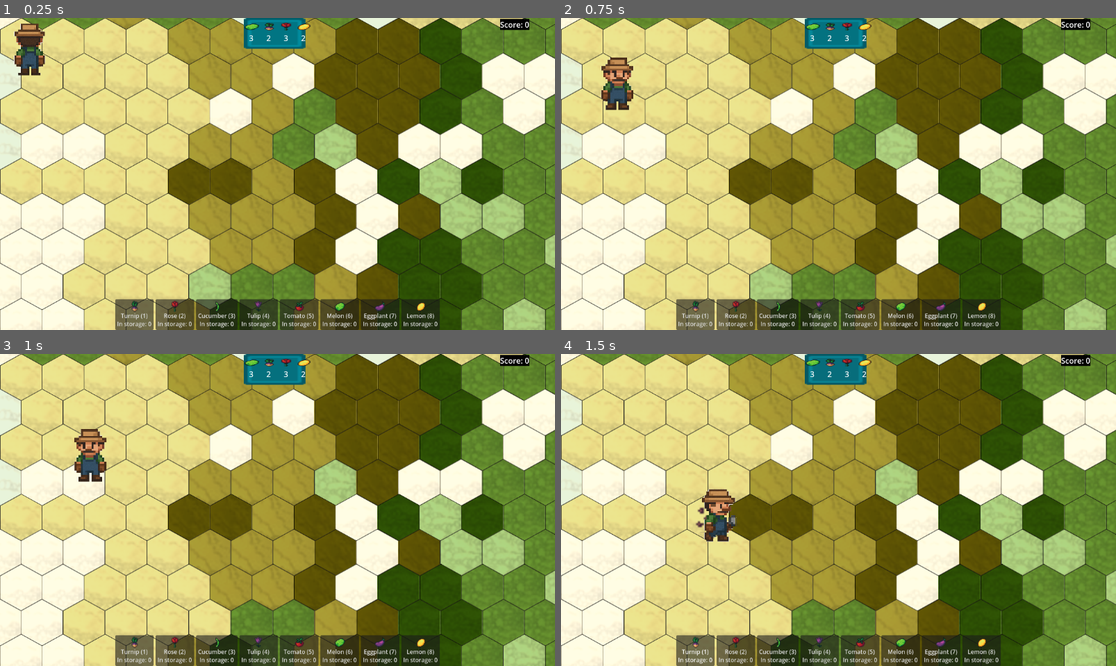
Above: before the commit, frames 1-4 (two rows, left to right).
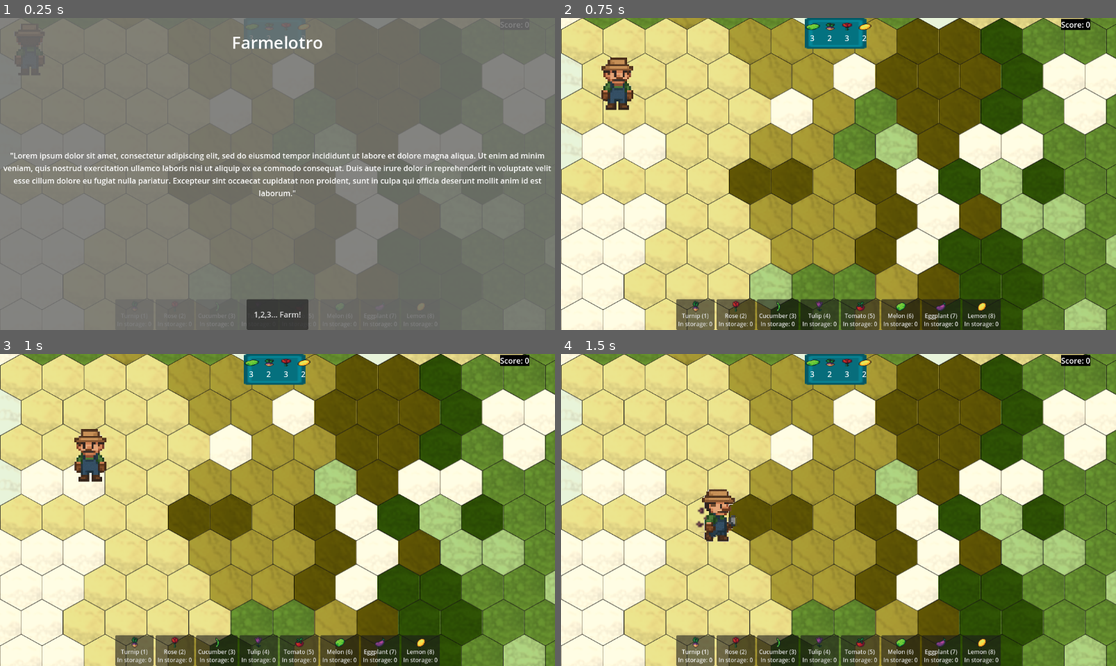
Above: after the commit, the same moments.

Repository: BlueDespero/slavicgamejam2025
Game: Godot game, scene res://main.tscn
Two runs of this game, one before a commit and one after it. Both use one fixed random seed, a clock stepped at 60 frames per second and the inputs below.
Inputs (mouse positions are in pixels of both pictures, inside the frame that each line leads up to):
- Up to frame 1 (0.25 s): no input
- Up to frame 2 (0.75 s): click (838, 314) at 0.5 s, where only the run after the commit has a clickable "1,2,3... Farm!"
- Up to frame 3 (1 s): no input
- Up to frame 4 (1.5 s): tap Enter at 1.25 s; move the mouse to (960, 494) at 1.27 s; tap 1 at 1.35 s; click (960, 494) at 1.42 s

The runs differ from the first frame. In frame 1, 99% of the frame differs, in the area x 0-100%, y 0-100%; in frame 2, nothing differs; in frame 3, nothing differs; in frame 4, nothing differs.

Commit message:
Basic starting HUD

Diff:
--- /dev/null
+++ b/hud.gd
@@ -0,0 +1,15 @@
+extends CanvasLayer
+
+
+# Called when the node enters the scene tree for the first time.
+func _ready() -> void:
+	pass # Replace with function body.
+
+
+# Called every frame. 'delta' is the elapsed time since the previous frame.
+func _process(delta: float) -> void:
+	pass
+
+
+func _on_start_game_button_pressed() -> void:
+	visible = false
--- a/main.tscn
+++ b/main.tscn
@@ -1,9 +1,10 @@
-[gd_scene load_steps=5 format=3 uid="uid://cgifmsx4lhem8"]
+[gd_scene load_steps=6 format=3 uid="uid://cgifmsx4lhem8"]
 
 [ext_resource type="Script" uid="uid://bewb1j0gyhyrk" path="res://main.gd" id="1_ig7tw"]
 [ext_resource type="PackedScene" uid="uid://1al25n8y6pmm" path="res://GUI/gui.tscn" id="2_0xm2m"]
 [ext_resource type="PackedScene" uid="uid://cqpw0gnmoueuk" path="res://map/map.tscn" id="3_h2yge"]
 [ext_resource type="Script" uid="uid://dd5sir7hmbkjj" path="res://game_data.gd" id="4_1bvp3"]
+[ext_resource type="Script" uid="uid://dm2ktqg0ki3ss" path="res://hud.gd" id="5_lquwl"]
 
 [node name="Main" type="Node2D"]
 script = ExtResource("1_ig7tw")
@@ -21,4 +22,61 @@
 wait_time = 5.0
 autostart = true
 
+[node name="GameOverTimer" type="Timer" parent="."]
+wait_time = 195.0
+
+[node name="HUD" type="CanvasLayer" parent="."]
+script = ExtResource("5_lquwl")
+
+[node name="ColorRect" type="ColorRect" parent="HUD"]
+anchors_preset = 15
+anchor_right = 1.0
+anchor_bottom = 1.0
+grow_horizontal = 2
+grow_vertical = 2
+color = Color(0.443137, 0.443137, 0.443137, 0.870588)
+
+[node name="Title" type="RichTextLabel" parent="HUD"]
+anchors_preset = 5
+anchor_left = 0.5
+anchor_right = 0.5
+offset_left = -96.0
+offset_right = 96.0
+offset_bottom = 102.0
+grow_horizontal = 2
+theme_override_font_sizes/normal_font_size = 35
+text = "Farmelotro"
+fit_content = true
+horizontal_alignment = 1
+vertical_alignment = 1
+
+[node name="Message" type="Label" parent="HUD"]
+anchors_preset = 14
+anchor_top = 0.5
+anchor_right = 1.0
+anchor_bottom = 0.5
+offset_top = -37.5
+offset_bottom = 37.5
+grow_horizontal = 2
+grow_vertical = 2
+text = "\"Lorem ipsum dolor sit amet, consectetur adipiscing elit, sed do eiusmod tempor incididunt ut labore et dolore magna aliqua. Ut enim ad minim veniam, quis nostrud exercitation ullamco laboris nisi ut aliquip ex ea commodo consequat. Duis aute irure dolor in reprehenderit in voluptate velit esse cillum dolore eu fugiat nulla pariatur. Excepteur sint occaecat cupidatat non proident, sunt in culpa qui officia deserunt mollit anim id est laborum.\""
+horizontal_alignment = 1
+vertical_alignment = 1
+autowrap_mode = 2
+
+[node name="StartGameButton" type="Button" parent="HUD"]
+custom_minimum_size = Vector2(128, 64)
+anchors_preset = 7
+anchor_left = 0.5
+anchor_top = 1.0
+anchor_right = 0.5
+anchor_bottom = 1.0
+offset_left = -53.0
+offset_top = -31.0
+offset_right = 53.0
+grow_horizontal = 2
+grow_vertical = 0
+text = "1,2,3... Farm!"
+
 [connection signal="timeout" from="GameData/RandomlyAddToStorage" to="GameData" method="_on_timer_timeout"]
+[connection signal="pressed" from="HUD/StartGameButton" to="HUD" method="_on_start_game_button_pressed"]
Not shown, added: hud.gd.uid
